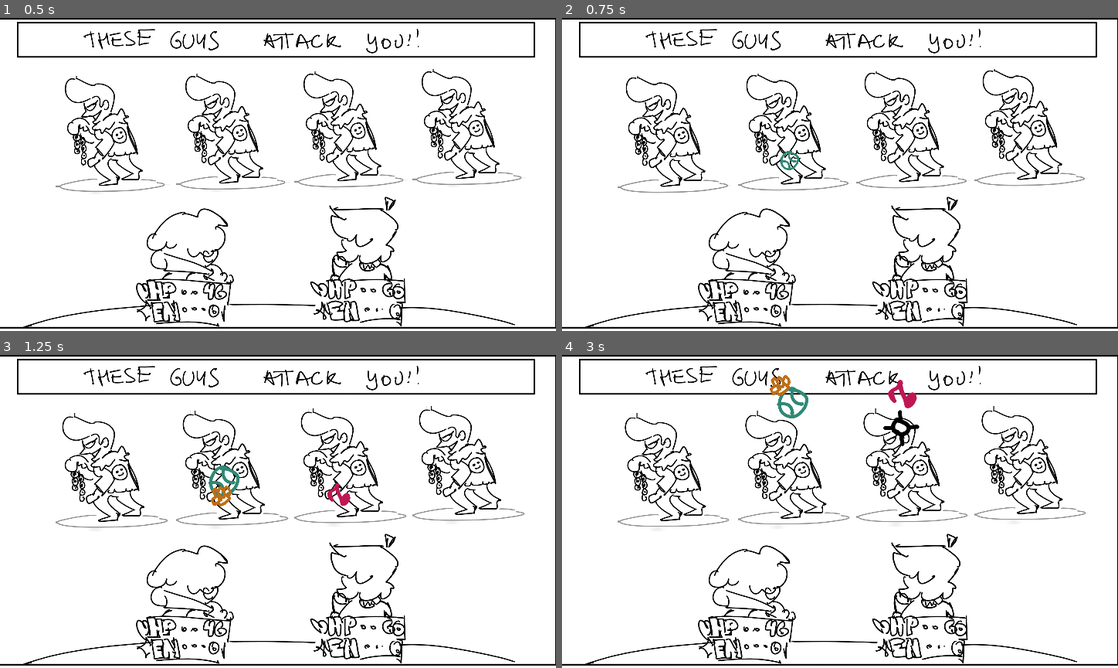
Above: before the commit, frames 1-4 (two rows, left to right).
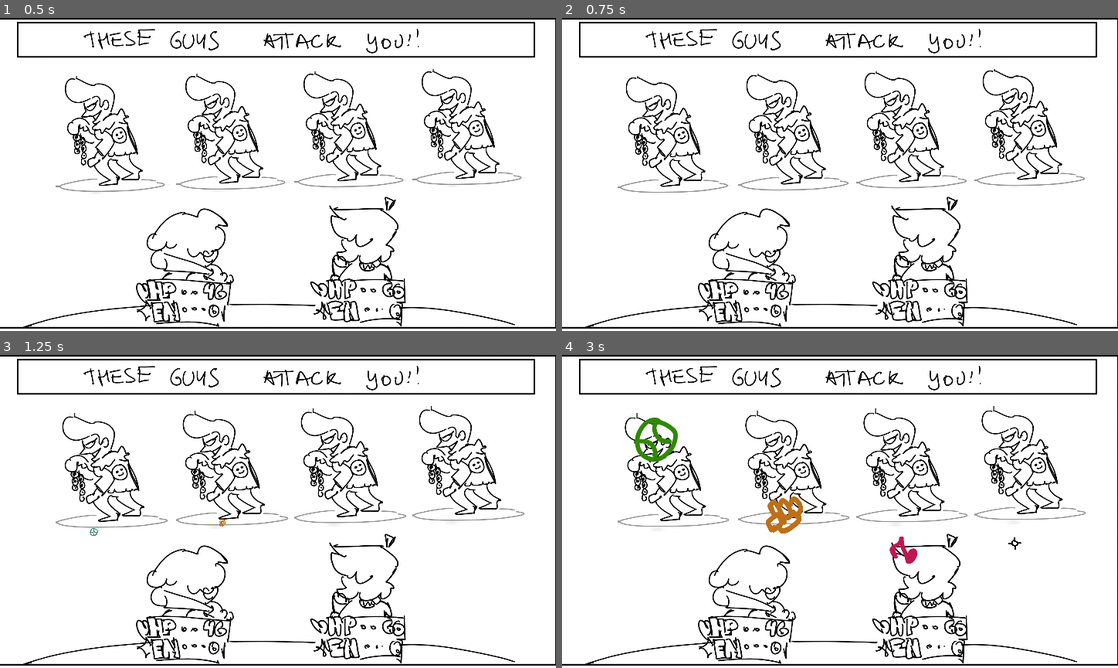
Above: after the commit, the same moments.

Repository: mrpedrobraga/dreamtone_prototypes
Game: Godot game, scene res://BattleScene.tscn
Same seed, same stepped clock (60 frames per second), same inputs: the game is played once before the commit and once after it.
Inputs:
- Up to frame 1 (0.5 s): no input
- Up to frame 2 (0.75 s): tap Enter (ui_accept) at 0.5 s; hold Right (ui_right) from 0.53 s (still down); tap X (B) at 0.6 s
- Up to frame 3 (1.25 s): keep holding Right (ui_right); tap Enter (ui_accept) at 0.77 s
- Up to frame 4 (3 s): release Right (ui_right) at 1.28 s; hold Down (ui_down) 1.28-2.03 s; tap X (B) at 1.35, 2.1, 2.85 s; tap Enter (ui_accept) at 1.52 s; hold Right (ui_right) 2.03-2.78 s; hold Up (ui_up) from 2.78 s (still down)

Frame 1 is identical in both runs. In frame 2, 0.1% of the frame differs, in the area x 39-43%, y 42-49%; in frame 3, 0.5%; in frame 4, 2.0%, in the area x 12-83%, y 6-67%.

Commit message:
feat: New curves for attacks.

Diff:
--- a/Attack.gd
+++ b/Attack.gd
@@ -23,7 +23,7 @@
 
 var time_since_beginning = 0 # time since start of this qte
 var timer = 1       # timer for the qte to end
-var timer_max = 2   # the value the timer gets reset to
+var timer_max = 3   # the value the timer gets reset to
 
 # The position of the indicator on screen.
 # Different attack types do different things with this.
@@ -74,7 +74,7 @@
 			var speed = 2
 			indicator_position = Vector2(
 				24.0 * bidi_ease((time_since_beginning / timer_max) * TAU),
-				2 * sin(time_since_beginning * 8)
+				0.0
 			).rotated(0.25 * TAU)
 			indicator_position += rect_size / 2
 
@@ -84,8 +84,8 @@
 
 	update()
 
-func bidi_ease(x) -> float:
-	return cos(x)
+func bidi_ease(t: float) -> float:
+	return 2.0 - pow(t - 1.0, 2.0)
 
 func _process_hitbox_check():
 	hitting_window = false
@@ -112,10 +112,11 @@
 	var _indicator_size = Vector2(16, 16)
 	var _indicator_color = Color.white
 
-	_indicator_size *= (0.5 + 0.5 * abs(sin((time_since_beginning/timer_max)*TAU)))
+	_indicator_size *= clamp(4.0 * time_since_beginning / timer_max, 0.0, 1.0)
 
 	if hitting_window:
-		_indicator_color = Color.purple
+		_indicator_color = Color.yellow
+		_indicator_size *= 1.2
 
 	draw_texture_rect(indicator_texture,  Rect2(where - _indicator_size / 2, _indicator_size), false, _indicator_color)
 
--- a/BattleScene.gd
+++ b/BattleScene.gd
@@ -10,7 +10,7 @@
 func _spawn_all():
 	for attack_node_name in attacknodes:
 		var attack_node = get_node("Attacks/"+attack_node_name)
-		yield(get_tree().create_timer(0.2), "timeout")
+		yield(get_tree().create_timer(0.3), "timeout")
 		attack_node.start()
 
 func _on_Attack_hit() -> void:
--- a/BattleScene.tscn
+++ b/BattleScene.tscn
@@ -45,7 +45,6 @@
 
 [node name="Music" type="AudioStreamPlayer" parent="."]
 stream = ExtResource( 5 )
-autoplay = true
 
 [node name="Timer" type="Timer" parent="."]
 wait_time = 0.1
@@ -172,10 +171,10 @@
 
 [node name="AttackNathan" type="Control" parent="Attacks"]
 pause_mode = 1
-margin_left = 80.0
-margin_top = 26.0
-margin_right = 117.0
-margin_bottom = 49.0
+margin_left = 22.0
+margin_top = 27.0
+margin_right = 59.0
+margin_bottom = 50.0
 script = ExtResource( 3 )
 indicator_texture = ExtResource( 10 )
 action = "A"
@@ -202,10 +201,10 @@
 
 [node name="AttackDarell" type="Control" parent="Attacks"]
 pause_mode = 1
-margin_left = 126.0
-margin_top = 24.0
-margin_right = 163.0
-margin_bottom = 54.0
+margin_left = 177.0
+margin_top = 23.0
+margin_right = 214.0
+margin_bottom = 53.0
 script = ExtResource( 3 )
 indicator_texture = ExtResource( 13 )
 action = "A"
